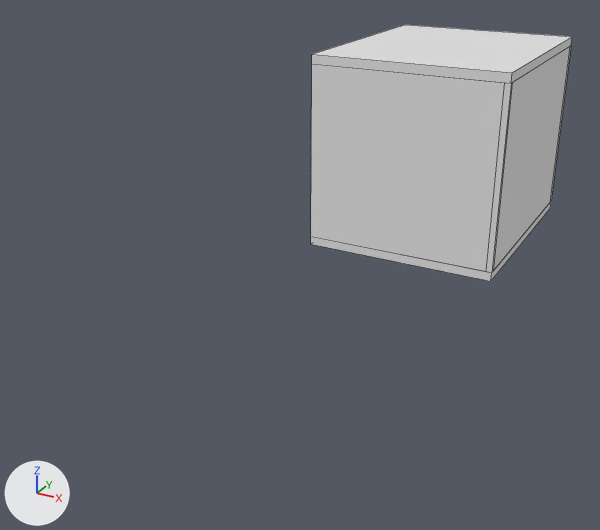
The FBX model TBA-MasterD/Assets/Prefabs/Fabio/FBX/MapExtension/MapExtension - FakeRoom.fbx, before and after one commit.
The view is the same before and after, from a camera (50 mm lens) standing at (27.04, -46.2, 10.06) and looking at (19.89, -33.21, 3.57). Lighting does not change. The marker at lower left points along +X, +Y and +Z. Mesh edges are drawn as thin lines.

The first picture shows 'FakeRoomCeiling', 'FakeRoomFloor', 'FakeRoomWall'.
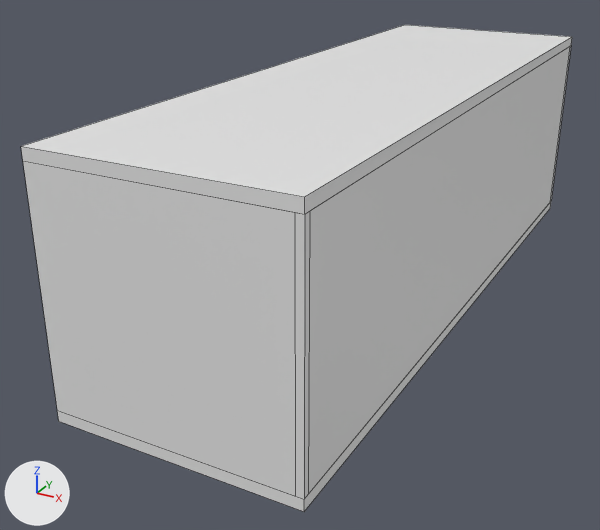
Changed parts and their boxes [x1, y1, x2, y2] in the pictures (600 x 530 px; the box of a moved part takes in the faces that stretch with it):
'FakeRoomWall', reshaped (110% wider, 99% taller): before [311, 46, 571, 273]; after [23, 46, 571, 499]
'FakeRoomCeiling', reshaped (111% wider, 222% taller): before [312, 25, 572, 83]; after [21, 25, 572, 214]
'FakeRoomFloor', reshaped: before [311, 202, 551, 281]; after [57, 202, 551, 512]
part 2 of me_cube_433, moved or reshaped: before [311, 64, 516, 273]; after [23, 81, 516, 499]

Patch to the scene script:
```diff
--- a/TBA-MasterD/Assets/Prefabs/Fabio/FBX/MapExtension/MapExtension - FakeRoom.fbx.py
+++ b/TBA-MasterD/Assets/Prefabs/Fabio/FBX/MapExtension/MapExtension - FakeRoom.fbx.py
@@ me_cube_536 @@
 me_cube_536.from_pydata(...)  # 8 vertices, 6 faces; spans x 0.0..4.25, y 0.0..5.12, z -0.1..0.1
 # used by ob_fakeroomfloor; location = (18.69, -30.51, 2.9)
 # before: 0 (0.0, 0.0, -0.1) at pixel (310, 244), 1 (0.0, 0.0, 0.1) at pixel (310, 236), 4 (4.25, 0.0, -0.1) at pixel (490, 281), 5 (4.25, 0.0, 0.1) at pixel (491, 272)
+# me_cube_536 part 1
+for i in [0, 1, 4, 5]: me_cube_536.vertices[i].co += Vector((0.0, -8.12, 0.0))
@@ me_cube_433 @@
 me_cube_433.from_pydata(...)  # 24 vertices, 22 faces; spans x 0.0..4.25, y -5.12..0.0, z 0.0..3.9
 # used by ob_fakeroomwall; location = (18.69, -25.38, 3.0)
+# me_cube_433 part 2: all 12 vertices in x 0.0..4.25, y -5.12..-5.0, z 0.0..3.9 are moved by (0.0, -8.12, 0.0)
@@ me_cube_410 @@
 me_cube_410.from_pydata(...)  # 8 vertices, 6 faces; spans x -5.06..-0.82, y 0.88..6.0, z -0.1..0.1
 # used by ob_fakeroomceiling; location = (23.75, -31.38, 7.0)
 # before: 0 (-5.06, 0.88, -0.1) at pixel (311, 63), 1 (-5.06, 0.88, 0.1) at pixel (311, 54), 2 (-0.82, 0.88, -0.1) at pixel (511, 83), 3 (-0.82, 0.88, 0.1) at pixel (512, 72)
+# me_cube_410 part 3
+for i in [*range(0, 4)]: me_cube_410.vertices[i].co += Vector((0.0, -8.12, 0.0))
```
